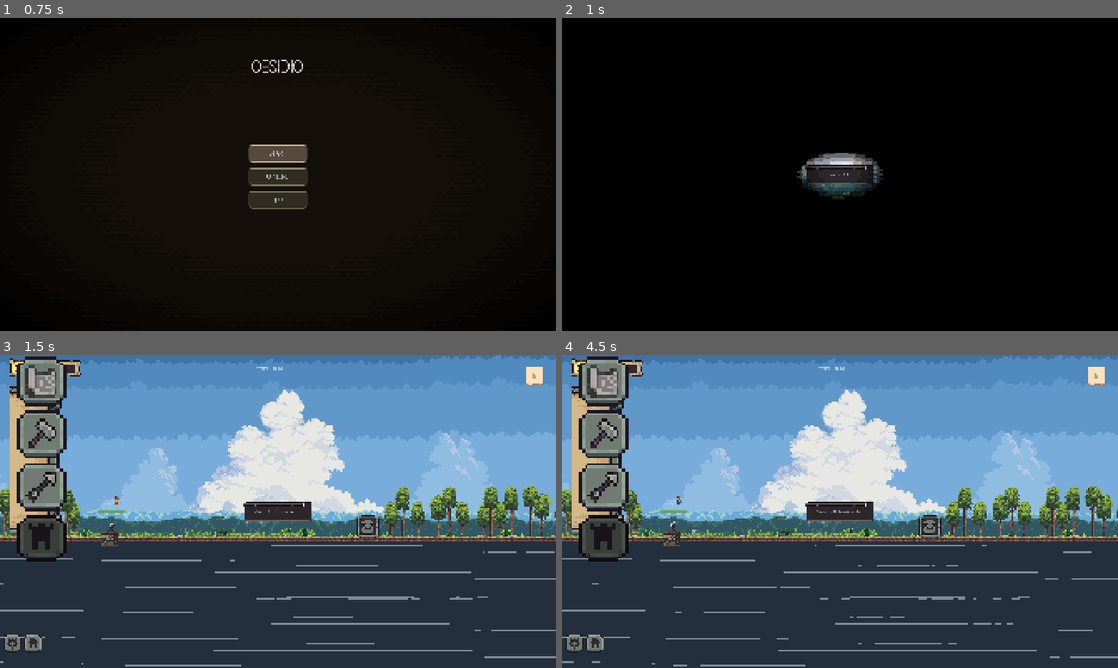
Above: before the commit, frames 1-4 (two rows, left to right).
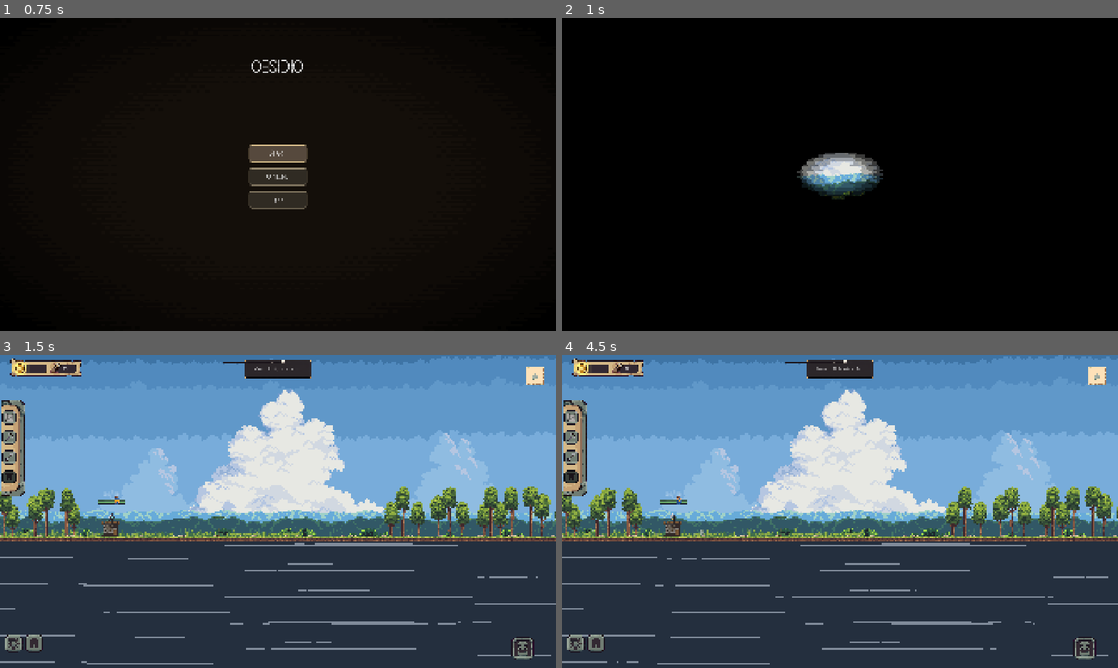
Above: after the commit, the same moments.

Repository: MazenMrad/Obsidio
Game: Godot game, scene res://scenes/main_menu.tscn
Two runs of this game, one before a commit and one after it. Both use one fixed random seed, a clock stepped at 60 frames per second and the inputs below.
Inputs (mouse positions are in pixels of both pictures, inside the frame that each line leads up to):
- Up to frame 1 (0.75 s): click "START" at 0.5 s
- Up to frame 2 (1 s): no input
- Up to frame 3 (1.5 s): tap Enter (ui_accept) at 1.25 s; move the mouse to (400, 495) at 1.27 s; press the mouse at (400, 495) at 1.28 s; hold Right from 1.28 s (still down)
- Up to frame 4 (4.5 s): tap Enter (ui_accept) at 1.52 s; release Right at 2 s; release the mouse at (962, 495) at 2 s; drag from (728, 527) to (812, 574) at 2.02 s; move the mouse to (895, 442) at 2.77 s; hold Right 2.78-3.5 s; tap Tab at 2.85 s; drag from (812, 574) to (650, 530) at 3.52 s; move the mouse to (1006, 558) at 4.27 s; hold Left from 4.28 s (still down); tap Shift at 4.35 s

Frame 1 is identical in both runs. In frame 2, 0.7% of the frame differs, in the area x 43-56%, y 46-54%; in frame 3, 12%, in the area x 0-100%, y 0-100%; in frame 4, 12%.

Commit message:
Fix: Remove duplicate StyleBoxFlat sub_resource definitions causing corruption

Diff:
--- a/scenes/main.tscn
+++ b/scenes/main.tscn
@@ -182,6 +182,54 @@
 emission_sphere_radius = 8.0
 gravity = Vector3(0, -40, 0)
 
+[sub_resource type="StyleBoxFlat" id="StyleBoxFlat_pause_panel"]
+bg_color = Color(0.1, 0.08, 0.06, 0.98)
+border_width_left = 4
+border_width_top = 4
+border_width_right = 4
+border_width_bottom = 4
+border_color = Color(0.6, 0.55, 0.45, 1)
+corner_radius_top_left = 12
+corner_radius_top_right = 12
+corner_radius_bottom_right = 12
+corner_radius_bottom_left = 12
+
+[sub_resource type="StyleBoxFlat" id="StyleBoxFlat_pause_btn_normal"]
+bg_color = Color(0.25, 0.2, 0.15, 0.95)
+border_width_left = 2
+border_width_top = 2
+border_width_right = 2
+border_width_bottom = 2
+border_color = Color(0.6, 0.55, 0.45, 1)
+corner_radius_top_left = 8
+corner_radius_top_right = 8
+corner_radius_bottom_right = 8
+corner_radius_bottom_left = 8
+
+[sub_resource type="StyleBoxFlat" id="StyleBoxFlat_pause_btn_pressed"]
+bg_color = Color(0.15, 0.12, 0.1, 0.95)
+border_width_left = 2
+border_width_top = 2
+border_width_right = 2
+border_width_bottom = 2
+border_color = Color(0.5, 0.45, 0.35, 1)
+corner_radius_top_left = 8
+corner_radius_top_right = 8
+corner_radius_bottom_right = 8
+corner_radius_bottom_left = 8
+
+[sub_resource type="StyleBoxFlat" id="StyleBoxFlat_pause_btn_hover"]
+bg_color = Color(0.4, 0.35, 0.25, 0.95)
+border_width_left = 2
+border_width_top = 2
+border_width_right = 2
+border_width_bottom = 2
+border_color = Color(0.85, 0.75, 0.55, 1)
+corner_radius_top_left = 8
+corner_radius_top_right = 8
+corner_radius_bottom_right = 8
+corner_radius_bottom_left = 8
+
 [node name="Node2D" type="Node2D" unique_id=1951375339]
 position = Vector2(355, 36)
 
@@ -210,10 +258,10 @@
 [node name="ColorRect2" type="ColorRect" parent="." unique_id=118500080]
 texture_filter = 1
 material = SubResource("ShaderMaterial_ya4ey")
-offset_left = -340.0
-offset_top = 326.0
-offset_right = 1144.0
-offset_bottom = 622.3317
+offset_left = -339.0
+offset_top = 324.0
+offset_right = 1125.0
+offset_bottom = 620.3317
 
 [node name="Camera2D" type="Camera2D" parent="." unique_id=1357349262]
 position = Vector2(350, 268)
@@ -474,13 +522,14 @@
 collision_layer = 2
 
 [node name="CollisionShape2D" type="CollisionShape2D" parent="GroundCollision" unique_id=505645549]
+visible = false
 position = Vector2(309.65317, 5.1680603)
 scale = Vector2(0.485, 0.485)
 shape = SubResource("RectangleShape2D_ground")
 
 [node name="tower" parent="." unique_id=170994177 instance=ExtResource("14_a8y0u")]
 material = SubResource("ShaderMaterial_0ld40")
-position = Vector2(34.431015, 317.22827)
+position = Vector2(33.999985, 300)
 
 [node name="AudioStreamPlayer" type="AudioStreamPlayer" parent="." unique_id=2109370516]
 stream = ExtResource("17_gqmmt")
@@ -553,8 +602,8 @@
 anchors_preset = 15
 anchor_right = 1.0
 anchor_bottom = 1.0
-offset_left = 64.0
-offset_right = -565.0
+offset_left = 68.0
+offset_right = -561.0
 offset_bottom = -418.0
 grow_horizontal = 2
 grow_vertical = 2
@@ -581,33 +630,7 @@
 texture = ExtResource("21_yq6so")
 stretch_mode = 5
 
-[node name="spawn_text" type="Label" parent="CanvasLayer/Control/indicators" unique_id=1418223253]
-layout_mode = 1
-anchors_preset = -1
-anchor_left = 0.39200002
-anchor_top = 0.063
-anchor_right = 0.60800004
-anchor_bottom = 0.063
-offset_left = 808.32
-offset_top = 35.48
-offset_right = 889.68
-offset_bottom = 51.48
-grow_horizontal = 2
-theme_override_fonts/font = ExtResource("14_jbj1t")
-theme_override_font_sizes/font_size = 18
-text = "Wave 1 in 10s"
-horizontal_alignment = 1
-
-[node name="coin_label" type="Label" parent="CanvasLayer/Control/indicators" unique_id=1581822160]
-layout_mode = 1
-offset_left = 37.0
-offset_top = 35.0
-offset_right = 46.0
-offset_bottom = 64.0
-theme_override_fonts/font = ExtResource("14_jbj1t")
-theme_override_font_sizes/font_size = 24
-text = "5"
-vertical_alignment = 1
+
 
 [node name="arrows" type="Label" parent="CanvasLayer/Control/indicators" unique_id=1764986526]
 layout_mode = 1
@@ -622,30 +645,31 @@
 
 [node name="sidebar" type="TextureRect" parent="CanvasLayer/Control" unique_id=1648922674]
 layout_mode = 1
-offset_left = -31.000004
-offset_top = 97.0
-offset_right = 189.0
-offset_bottom = 623.0
+offset_left = -64.0
+offset_top = 150.0
+offset_right = 40.0
+offset_bottom = 486.0
 texture = ExtResource("51_sidebar")
 
 [node name="actions" type="VBoxContainer" parent="CanvasLayer/Control/sidebar" unique_id=1711642399]
+clip_contents = true
 layout_mode = 1
 anchors_preset = 15
 anchor_right = 1.0
 anchor_bottom = 1.0
-offset_left = 25.0
-offset_top = 35.0
-offset_right = -25.0
-offset_bottom = -35.0
-grow_horizontal = 2
-grow_vertical = 2
-theme_override_constants/separation = 12
+offset_left = 2.0
+offset_top = 66.0
+offset_right = 68.0
+offset_bottom = 538.0
+grow_horizontal = 2
+grow_vertical = 2
+scale = Vector2(0.295, 0.295)
+theme_override_constants/separation = 63
 
 [node name="upgrade_wall" type="TextureButton" parent="CanvasLayer/Control/sidebar/actions" unique_id=358020678]
 custom_minimum_size = Vector2(140, 45)
 layout_mode = 2
 texture_normal = ExtResource("23_kmb1v")
-stretch_mode = 5
 
 [node name="label" type="Label" parent="CanvasLayer/Control/sidebar/actions/upgrade_wall" unique_id=716934201]
 visible = false
@@ -698,10 +722,7 @@
 horizontal_alignment = 1
 vertical_alignment = 1
 
-
-
 [node name="upgrade_tower" type="TextureButton" parent="CanvasLayer/Control/sidebar/actions" unique_id=755998986]
-visible = false
 layout_mode = 2
 texture_normal = ExtResource("54_twupg")
 stretch_mode = 0
@@ -719,10 +740,10 @@
 anchor_top = 1.0
 anchor_right = 1.0
 anchor_bottom = 1.0
-offset_left = -145.0
-offset_top = -110.0
-offset_right = -25.0
-offset_bottom = -30.0
+offset_left = 386.0
+offset_top = 311.0
+offset_right = 506.0
+offset_bottom = 391.0
 grow_horizontal = 0
 grow_vertical = 0
 texture_normal = ExtResource("53_upglist")
@@ -777,7 +798,7 @@
 grow_horizontal = 2
 grow_vertical = 2
 mouse_filter = 2
-color = Color(0, 0, 0, 0.6)
+color = Color(0.02, 0.02, 0.02, 0.85)
 
 [node name="PauseMenu" type="CenterContainer" parent="CanvasLayer" unique_id=1793204510]
 visible = false
@@ -791,51 +812,75 @@
 [node name="PausePanel" type="PanelContainer" parent="CanvasLayer/PauseMenu" unique_id=832891308]
 custom_minimum_size = Vector2(400, 0)
 layout_mode = 2
+theme_override_styles/panel = SubResource("StyleBoxFlat_pause_panel")
 
 [node name="MarginContainer" type="MarginContainer" parent="CanvasLayer/PauseMenu/PausePanel" unique_id=1732939489]
 layout_mode = 2
-theme_override_constants/margin_left = 24
+theme_override_constants/margin_left = 30
 theme_override_constants/margin_top = 24
-theme_override_constants/margin_right = 24
+theme_override_constants/margin_right = 30
 theme_override_constants/margin_bottom = 24
 
 [node name="VBox" type="VBoxContainer" parent="CanvasLayer/PauseMenu/PausePanel/MarginContainer" unique_id=1013687864]
 layout_mode = 2
-theme_override_constants/separation = 16
+theme_override_constants/separation = 18
 
 [node name="PauseTitle" type="Label" parent="CanvasLayer/PauseMenu/PausePanel/MarginContainer/VBox" unique_id=1246994677]
 layout_mode = 2
 theme_override_fonts/font = ExtResource("14_jbj1t")
-theme_override_font_sizes/font_size = 32
+theme_override_font_sizes/font_size = 36
 text = "PAUSED"
 horizontal_alignment = 1
 
+[node name="HSeparator" type="HSeparator" parent="CanvasLayer/PauseMenu/PausePanel/MarginContainer/VBox" unique_id=872910344]
+layout_mode = 2
+
 [node name="PauseButtons" type="VBoxContainer" parent="CanvasLayer/PauseMenu/PausePanel/MarginContainer/VBox" unique_id=1826228196]
 layout_mode = 2
 theme_override_constants/separation = 8
 
 [node name="ResumeButton" type="Button" parent="CanvasLayer/PauseMenu/PausePanel/MarginContainer/VBox/PauseButtons" unique_id=1332229395]
-layout_mode = 2
-theme_override_fonts/font = ExtResource("14_jbj1t")
-theme_override_font_sizes/font_size = 20
+custom_minimum_size = Vector2(180, 45)
+layout_mode = 2
+size_flags_horizontal = 4
+theme_override_fonts/font = ExtResource("14_jbj1t")
+theme_override_font_sizes/font_size = 22
+theme_override_styles/normal = SubResource("StyleBoxFlat_pause_btn_normal")
+theme_override_styles/pressed = SubResource("StyleBoxFlat_pause_btn_pressed")
+theme_override_styles/hover = SubResource("StyleBoxFlat_pause_btn_hover")
 text = "Resume"
 
 [node name="SettingsButton" type="Button" parent="CanvasLayer/PauseMenu/PausePanel/MarginContainer/VBox/PauseButtons" unique_id=2065545364]
-layout_mode = 2
-theme_override_fonts/font = ExtResource("14_jbj1t")
-theme_override_font_sizes/font_size = 20
+custom_minimum_size = Vector2(180, 45)
+layout_mode = 2
+size_flags_horizontal = 4
+theme_override_fonts/font = ExtResource("14_jbj1t")
+theme_override_font_sizes/font_size = 22
+theme_override_styles/normal = SubResource("StyleBoxFlat_pause_btn_normal")
+theme_override_styles/pressed = SubResource("StyleBoxFlat_pause_btn_pressed")
+theme_override_styles/hover = SubResource("StyleBoxFlat_pause_btn_hover")
 text = "Settings"
 
 [node name="TutorialButton" type="Button" parent="CanvasLayer/PauseMenu/PausePanel/MarginContainer/VBox/PauseButtons" unique_id=412523348]
-layout_mode = 2
-theme_override_fonts/font = ExtResource("14_jbj1t")
-theme_override_font_sizes/font_size = 20
+custom_minimum_size = Vector2(180, 45)
+layout_mode = 2
+size_flags_horizontal = 4
+theme_override_fonts/font = ExtResource("14_jbj1t")
+theme_override_font_sizes/font_size = 22
+theme_override_styles/normal = SubResource("StyleBoxFlat_pause_btn_normal")
+theme_override_styles/pressed = SubResource("StyleBoxFlat_pause_btn_pressed")
+theme_override_styles/hover = SubResource("StyleBoxFlat_pause_btn_hover")
 text = "How to Play"
 
 [node name="HomeButton" type="Button" parent="CanvasLayer/PauseMenu/PausePanel/MarginContainer/VBox/PauseButtons" unique_id=1343857848]
-layout_mode = 2
-theme_override_fonts/font = ExtResource("14_jbj1t")
-theme_override_font_sizes/font_size = 20
+custom_minimum_size = Vector2(180, 45)
+layout_mode = 2
+size_flags_horizontal = 4
+theme_override_fonts/font = ExtResource("14_jbj1t")
+theme_override_font_sizes/font_size = 22
+theme_override_styles/normal = SubResource("StyleBoxFlat_pause_btn_normal")
+theme_override_styles/pressed = SubResource("StyleBoxFlat_pause_btn_pressed")
+theme_override_styles/hover = SubResource("StyleBoxFlat_pause_btn_hover")
 text = "Main Menu"
 
 [node name="OptionsContainer" type="VBoxContainer" parent="CanvasLayer/PauseMenu/PausePanel/MarginContainer/VBox" unique_id=124119723]
@@ -892,33 +937,42 @@
 value = 1.0
 
 [node name="ControlsButton" type="Button" parent="CanvasLayer/PauseMenu/PausePanel/MarginContainer/VBox/OptionsContainer" unique_id=1771553322]
-layout_mode = 2
-theme_override_fonts/font = ExtResource("14_jbj1t")
-theme_override_font_sizes/font_size = 18
+custom_minimum_size = Vector2(180, 45)
+layout_mode = 2
+size_flags_horizontal = 4
+theme_override_fonts/font = ExtResource("14_jbj1t")
+theme_override_font_sizes/font_size = 20
+theme_override_styles/normal = SubResource("StyleBoxFlat_pause_btn_normal")
+theme_override_styles/pressed = SubResource("StyleBoxFlat_pause_btn_pressed")
+theme_override_styles/hover = SubResource("StyleBoxFlat_pause_btn_hover")
 text = "Controls"
 
 [node name="BackButton" type="Button" parent="CanvasLayer/PauseMenu/PausePanel/MarginContainer/VBox/OptionsContainer" unique_id=157309100]
-layout_mode = 2
-theme_override_fonts/font = ExtResource("14_jbj1t")
-theme_override_font_sizes/font_size = 18
+custom_minimum_size = Vector2(180, 45)
+layout_mode = 2
+size_flags_horizontal = 4
+theme_override_fonts/font = ExtResource("14_jbj1t")
+theme_override_font_sizes/font_size = 20
+theme_override_styles/normal = SubResource("StyleBoxFlat_pause_btn_normal")
+theme_override_styles/pressed = SubResource("StyleBoxFlat_pause_btn_pressed")
+theme_override_styles/hover = SubResource("StyleBoxFlat_pause_btn_hover")
 text = "Back"
 
 [node name="input_remapping" parent="CanvasLayer" unique_id=335451325 instance=ExtResource("52_remap")]
 visible = false
 
 [node name="wave_progress_panel" type="TextureRect" parent="CanvasLayer" unique_id=681409775]
-visible = false
-anchors_preset = 8
+anchors_preset = 5
 anchor_left = 0.5
-anchor_top = 0.5
+anchor_top = 0.0
 anchor_right = 0.5
-anchor_bottom = 0.5
-offset_left = -120.0
-offset_top = -30.0
-offset_right = 120.0
-offset_bottom = 30.0
-grow_horizontal = 2
-grow_vertical = 2
+anchor_bottom = 0.0
+offset_left = -190.0
+offset_top = 20.0
+offset_right = 190.0
+offset_bottom = 80.0
+grow_horizontal = 2
+grow_vertical = 0
 texture = ExtResource("62_wpp")
 stretch_mode = 5
 
Not shown: 4 places in scenes/main.tscn that only renumber resources
